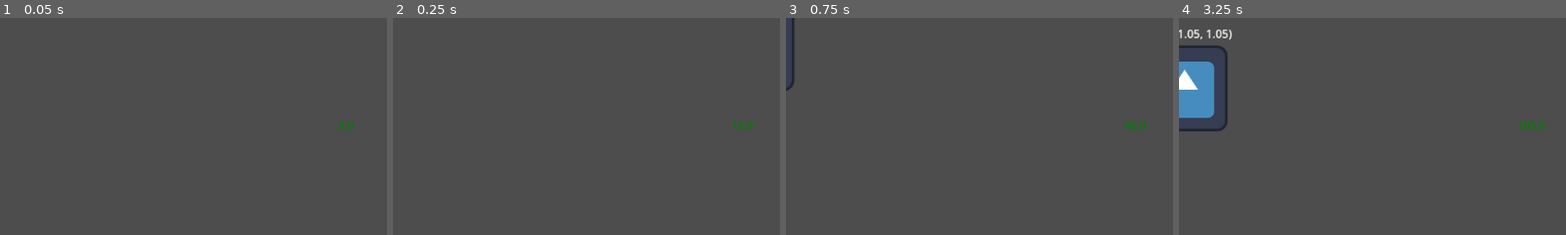
Above: before the commit, frames 1-4 (left to right).
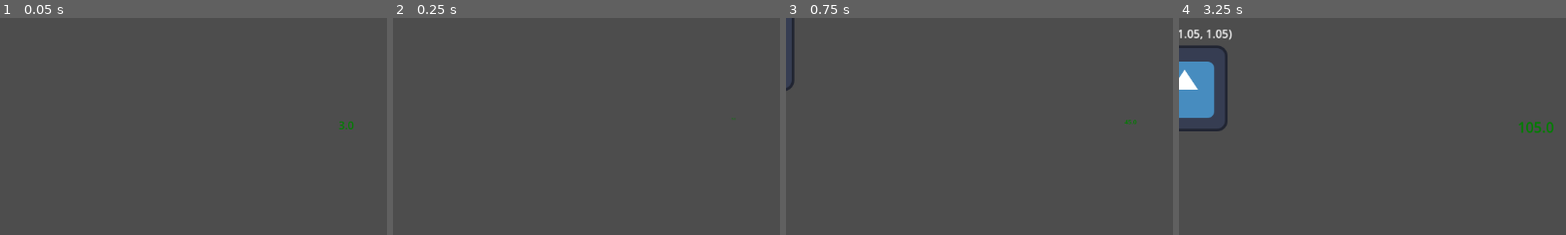
Above: after the commit, the same moments.

Repository: philip-thomson/DMD-Project
Game: Godot game, scene res://game_manager.tscn
Two runs of this game, one before a commit and one after it. Both use one fixed random seed, a clock stepped at 60 frames per second and the inputs below. The engine's default icon, where the game draws it, is replaced by a stand-in: a white triangle on a blue panel in a dark square.
Inputs:
- Up to frame 1 (0.05 s): no input
- Up to frame 2 (0.25 s): no input
- Up to frame 3 (0.75 s): no input
- Up to frame 4 (3.25 s): hold Shift (reverse) 1.28-2.03 s
The pictures show only the part of the screen within x 8-58%, y 0-50%; the shares and areas given below are measured in that part.

Frame 1 is identical in both runs. In frame 2, less than 0.1% of the frame differs, in the area x 87-93%, y 45-52%; in frame 3, 0.1%; in frame 4, 0.3%, in the area x 87-97%, y 47-54%.

Commit message:
more testing

Diff:
--- a/game_manager.gd
+++ b/game_manager.gd
@@ -6,7 +6,7 @@
 @onready var sprite_2d: Sprite2D = $Sprite2D
 @onready var label: Label = $Sprite2D/Label
 
-var tags: String = "[font_size=52]"
+var tags: String = ""
 var actual_text: String = ""
 
 func _ready() -> void:
@@ -23,7 +23,7 @@
 
 	sprite_2d.position = Vector2(counter, counter)
 
-	tags = "[color=#008000]"
+	tags = "[color=#008000][font_size=" + str(counter/5) + "]"
 
 	actual_text = str(counter)
 	$RichTextLabel.text = tags + actual_text
